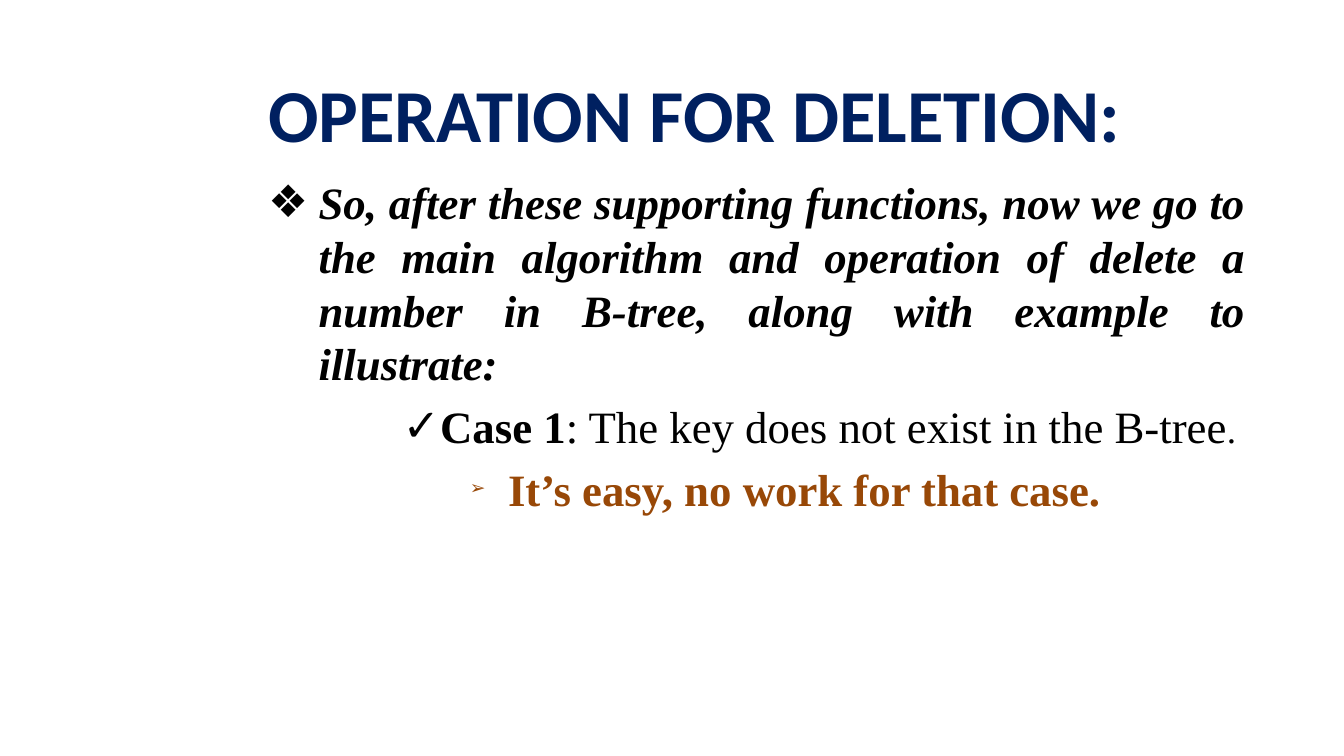
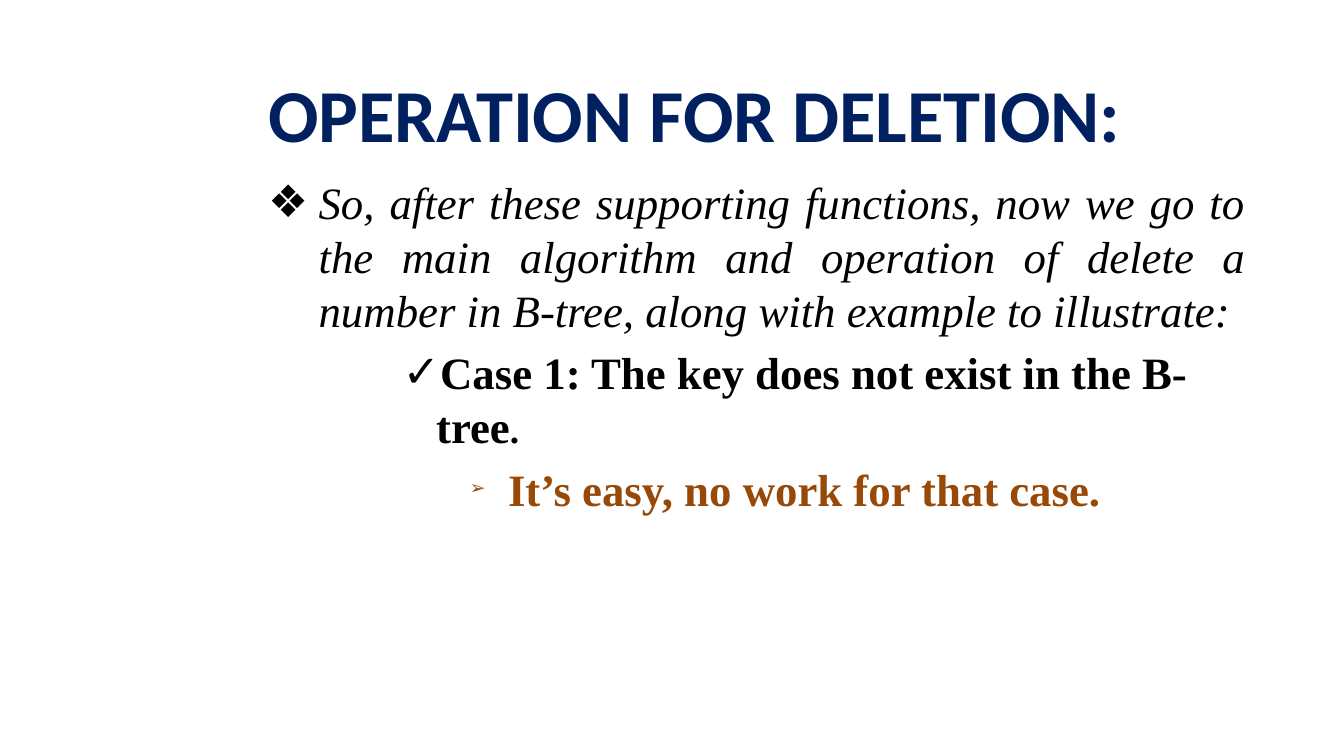
Before and after one commit to viettungvuong/Seminar, a slide deck: slide 57 of Seminar.pptx. Drawn at 1344x756 pixels with LibreOffice and Linux fonts; fonts in the diff are those of the drawing; background and template pictures are left out. Boxes give left, top, right and bottom in pixels: in the first picture for what was removed or moved away, otherwise in the second. Text is boxed around its words. In the diff, an @@ line names an element or a change of style, - is before the commit and + after.

```diff
--- a/Seminar.pptx
+++ b/Seminar.pptx
@@ text at (x1=319, y1=187, x2=1244, y2=444): bold off in "So, after these supporting functions, now we ..."; bold on in "1: The key does not exist in ..." @@
```
Also in this commit, not shown: 8 other slides changed, 1 other file.
